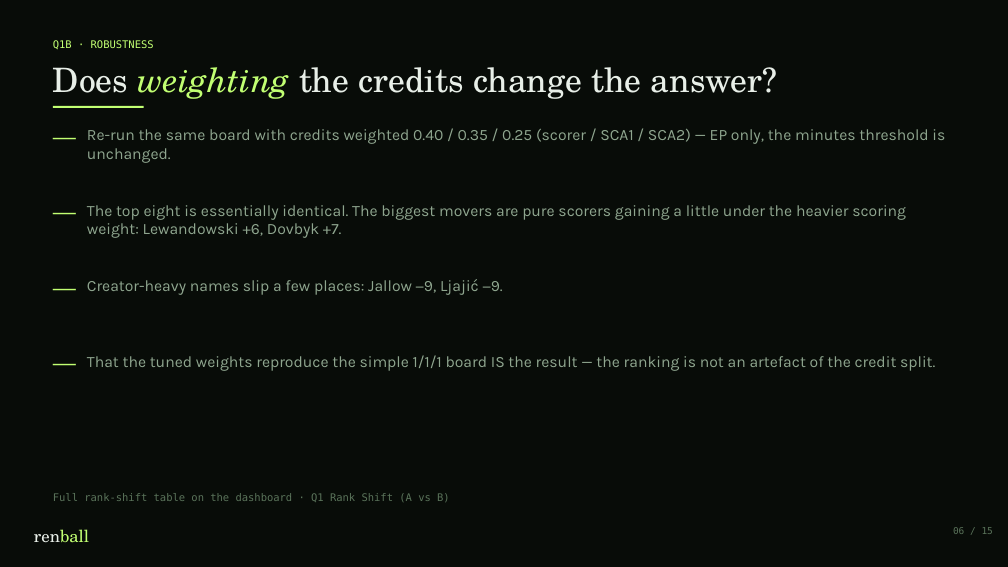
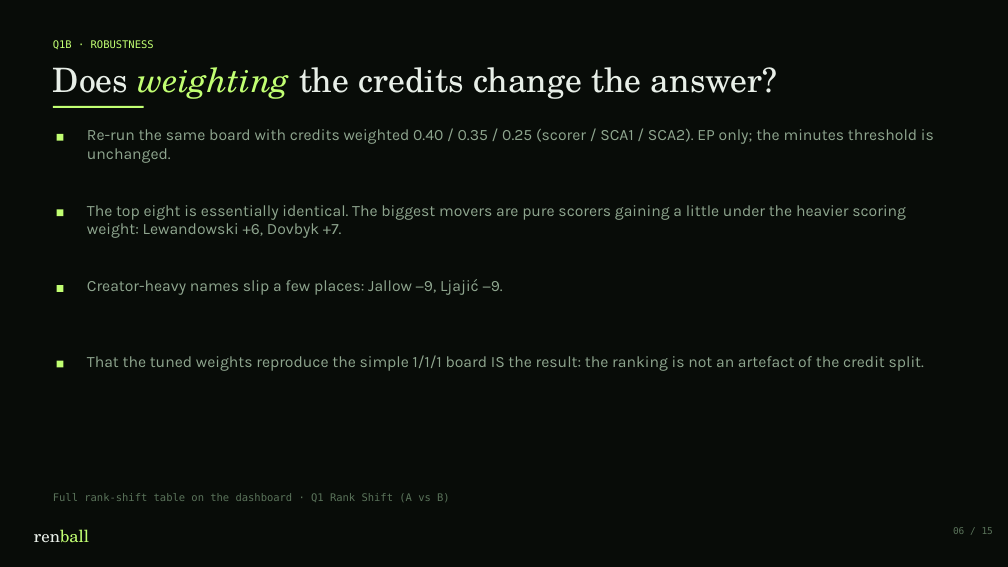
Before and after one commit to koeymenc/renball, a slide deck: slide 6 of projects/03-true-contributors/slides.pptx. Drawn at 1008x567 pixels with LibreOffice and Linux fonts; fonts in the diff are those of the drawing. Boxes give left, top, right and bottom in pixels: in the first picture for what was removed or moved away, otherwise in the second. Text is boxed around its words. In the diff, an @@ line names an element or a change of style, - is before the commit and + after.

```diff
--- a/projects/03-true-contributors/slides.pptx
+++ b/projects/03-true-contributors/slides.pptx
@@ text removed at <box>53,121,83,185</box> @@
-—
@@ rectangle added at <box>57,134,64,141</box>, fill #C1FF72 @@
@@ text at <box>87,129,934,163</box>: text changed @@
-Re-run the same board with credits weighted 0.40 / 0.35 / 0.25 (scorer / SCA1 / SCA2) — EP only, the minutes threshold is unchanged.
+Re-run the same board with credits weighted 0.40 / 0.35 / 0.25 (scorer / SCA1 / SCA2). EP only; the minutes threshold is unchanged.
@@ text removed at <box>53,197,83,261</box> @@
-—
@@ rectangle added at <box>57,209,64,216</box>, fill #C1FF72 @@
@@ text removed at <box>53,272,83,337</box> @@
-—
@@ rectangle added at <box>57,285,64,292</box>, fill #C1FF72 @@
@@ text removed at <box>53,348,83,412</box> @@
-—
@@ text at <box>87,355,924,371</box>: text changed @@
-That the tuned weights reproduce the simple 1/1/1 board IS the result — the ranking is not an artefact of the credit split.
+That the tuned weights reproduce the simple 1/1/1 board IS the result: the ranking is not an artefact of the credit split.
@@ rectangle added at <box>57,361,64,368</box>, fill #C1FF72 @@
```
Also in this commit, not shown: 11 other slides changed, 17 other files.
